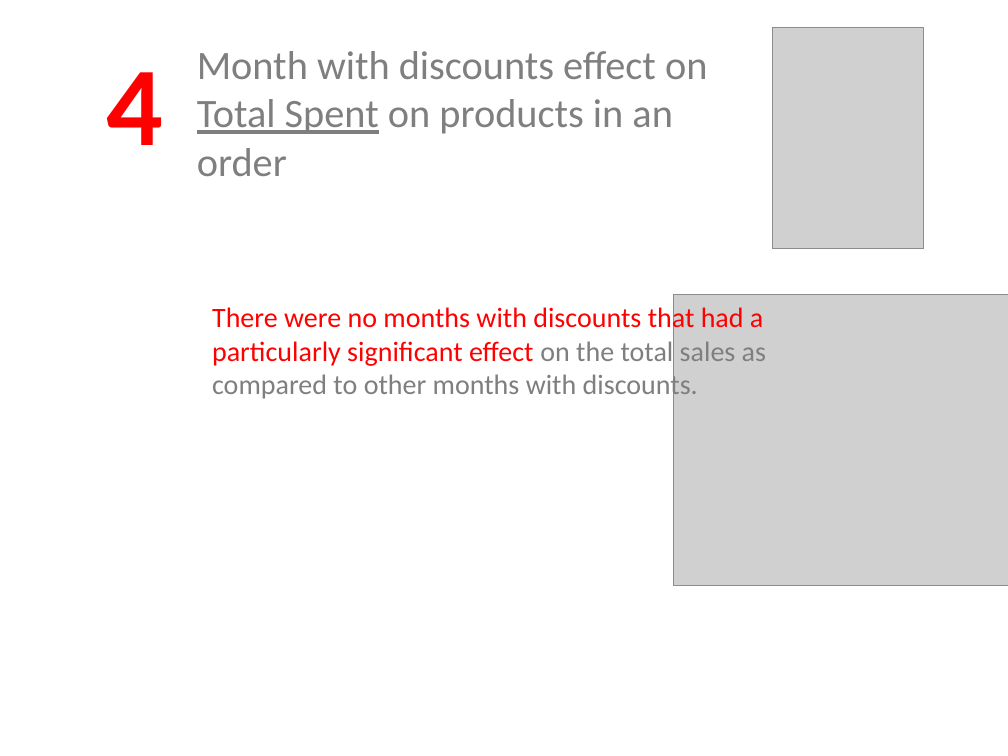
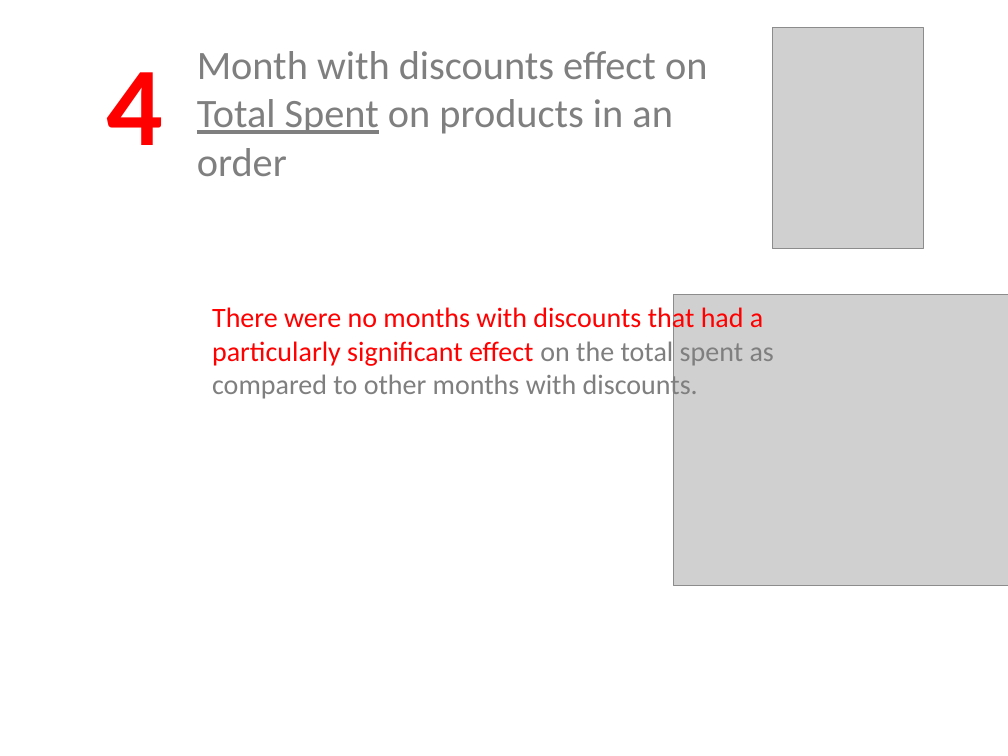
Before and after one commit to Sue-Mir/Module2_Project_Hypothesis_Testing, a slide deck: slide 11 of Project2_HypothesisTesting_NonTechnicalPresentation.pptx. Drawn at 1008x756 pixels with LibreOffice and Linux fonts; fonts in the diff are those of the drawing; grey boxes stand for pictures. Boxes give left, top, right and bottom in pixels: in the first picture for what was removed or moved away, otherwise in the second. Text is boxed around its words. In the diff, an @@ line names an element or a change of style, - is before the commit and + after.

```diff
--- a/Project2_HypothesisTesting_NonTechnicalPresentation.pptx
+++ b/Project2_HypothesisTesting_NonTechnicalPresentation.pptx
@@ text at (212, 304, 774, 401): text changed @@
-There were no months with discounts that had a particularly significant effect on the total sales as compared to other months with discounts.
+There were no months with discounts that had a particularly significant effect on the total spent as compared to other months with discounts.
```
Also in this commit, not shown: 3 other slides changed.
